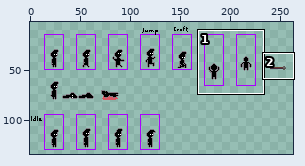
Two versions of one pixel-art file, Assets/Sprites/Player/Atlas_Player.aseprite. Above, an overview of the earlier version with the close-up marked.
Close-up. First the earlier version:
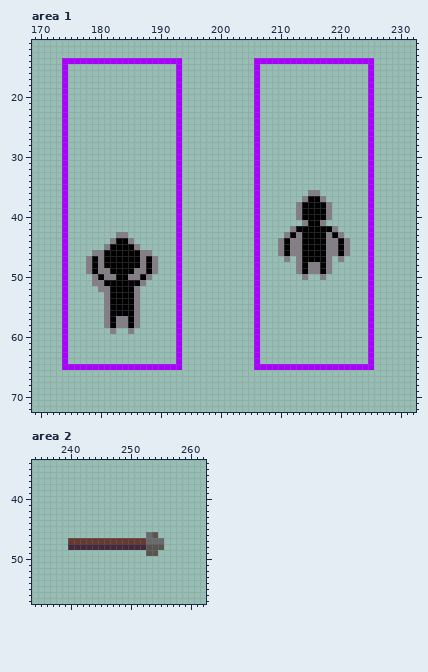
320x160 pixels, 1 frame. Shown: area 1: x 169..232, y 11..72; area 2: x 234..262, y 34..57. The wide view leaves out empty margins. The commit also changed other parts of the picture, which this record leaves out.
After:
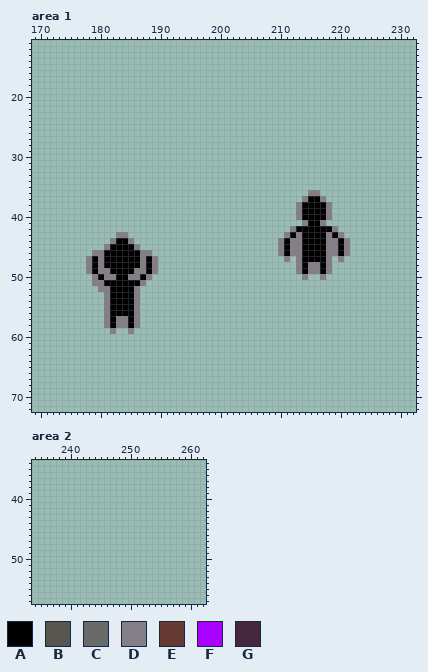
Palette (. is transparent): A #000000  B #595652  C #696a6a  D #847e87  E #663931  F #aa00ff  G #45283c
Changes in this commit:
layer "Extra" now hidden
--- area 1
@@ x 169..232 @@
 13 ................................................................
-14 .....FFFFFFFFFFFFFFFFFFFF............FFFFFFFFFFFFFFFFFFFF.......
-15 .....F..................F............F..................F.......
-16 .....F..................F............F..................F.......
-17 .....F..................F............F..................F.......
-18 .....F..................F............F..................F.......
-19 .....F..................F............F..................F.......
-20 .....F..................F............F..................F.......
-21 .....F..................F............F..................F.......
-22 .....F..................F............F..................F.......
-23 .....F..................F............F..................F.......
-24 .....F..................F............F..................F.......
-25 .....F..................F............F..................F.......
-26 .....F..................F............F..................F.......
-27 .....F..................F............F..................F.......
-28 .....F..................F............F..................F.......
-29 .....F..................F............F..................F.......
-30 .....F..................F............F..................F.......
-31 .....F..................F............F..................F.......
-32 .....F..................F............F..................F.......
-33 .....F..................F............F..................F.......
-34 .....F..................F............F..................F.......
-35 .....F..................F............F..................F.......
-36 .....F..................F............F........DD........F.......
-37 .....F..................F............F.......DAAD.......F.......
-38 .....F..................F............F......DAAAAD......F.......
-39 .....F..................F............F......DAAAAD......F.......
-40 .....F..................F............F......DAAAAD......F.......
-41 .....F..................F............F.......DAAD.......F.......
-42 .....F..................F............F.....DAAAAAAD.....F.......
-43 .....F........DD........F............F....DADAAAADAD....F.......
-44 .....F.......DAAD.......F............F...DADDAAAADDAD...F.......
-45 .....F......DAAAAD......F............F...DADDAAAADDAD...F.......
-46 .....F....DDAAAAAADD....F............F...DADDAAAADDAD...F.......
-47 .....F...DADAAAAAADAD...F............F....D.DAAAAD.D....F.......
-48 .....F...DADAAAAAADAD...F............F......DADDAD......F.......
-49 .....F...DADDAAAADDAD...F............F......DADDAD......F.......
-50 .....F....DADDAADDAD....F............F.......D..D.......F.......
-51 .....F....DDAAAAAAD.....F............F..................F.......
-52 .....F.....DDAAAAD......F............F..................F.......
-53 .....F......DAAAAD......F............F..................F.......
-54 .....F......DAAAAD......F............F..................F.......
-55 .....F......DAAAAD......F............F..................F.......
-56 .....F......DAAAAD......F............F..................F.......
-57 .....F......DADDAD......F............F..................F.......
-58 .....F......DADDAD......F............F..................F.......
-59 .....F.......D..D.......F............F..................F.......
-60 .....F..................F............F..................F.......
-61 .....F..................F............F..................F.......
-62 .....F..................F............F..................F.......
-63 .....F..................F............F..................F.......
-64 .....F..................F............F..................F.......
-65 .....FFFFFFFFFFFFFFFFFFFF............FFFFFFFFFFFFFFFFFFFF.......
+14 ................................................................
+15 ................................................................
+16 ................................................................
+17 ................................................................
+18 ................................................................
+19 ................................................................
+20 ................................................................
+21 ................................................................
+22 ................................................................
+23 ................................................................
+24 ................................................................
+25 ................................................................
+26 ................................................................
+27 ................................................................
+28 ................................................................
+29 ................................................................
+30 ................................................................
+31 ................................................................
+32 ................................................................
+33 ................................................................
+34 ................................................................
+35 ................................................................
+36 ..............................................DD................
+37 .............................................DAAD...............
+38 ............................................DAAAAD..............
+39 ............................................DAAAAD..............
+40 ............................................DAAAAD..............
+41 .............................................DAAD...............
+42 ...........................................DAAAAAAD.............
+43 ..............DD..........................DADAAAADAD............
+44 .............DAAD........................DADDAAAADDAD...........
+45 ............DAAAAD.......................DADDAAAADDAD...........
+46 ..........DDAAAAAADD.....................DADDAAAADDAD...........
+47 .........DADAAAAAADAD.....................D.DAAAAD.D............
+48 .........DADAAAAAADAD.......................DADDAD..............
+49 .........DADDAAAADDAD.......................DADDAD..............
+50 ..........DADDAADDAD.........................D..D...............
+51 ..........DDAAAAAAD.............................................
+52 ...........DDAAAAD..............................................
+53 ............DAAAAD..............................................
+54 ............DAAAAD..............................................
+55 ............DAAAAD..............................................
+56 ............DAAAAD..............................................
+57 ............DADDAD..............................................
+58 ............DADDAD..............................................
+59 .............D..D...............................................
+60 ................................................................
+61 ................................................................
+62 ................................................................
+63 ................................................................
+64 ................................................................
+65 ................................................................
 66 ................................................................
--- area 2
@@ x 238..257 @@
 45 ....................
-46 ...............CB...
-47 ..EEEEEEEEEEEEECCC..
-48 ..GGGGGGGGGGGGGBBB..
-49 ...............BB...
+46 ....................
+47 ....................
+48 ....................
+49 ....................
 50 ....................
Pixel boxes of the changes (left, top, right, bottom) in both close-ups:
erased: (62, 58, 182, 370)
erased: (254, 58, 374, 370)
erased: (68, 532, 164, 556)
